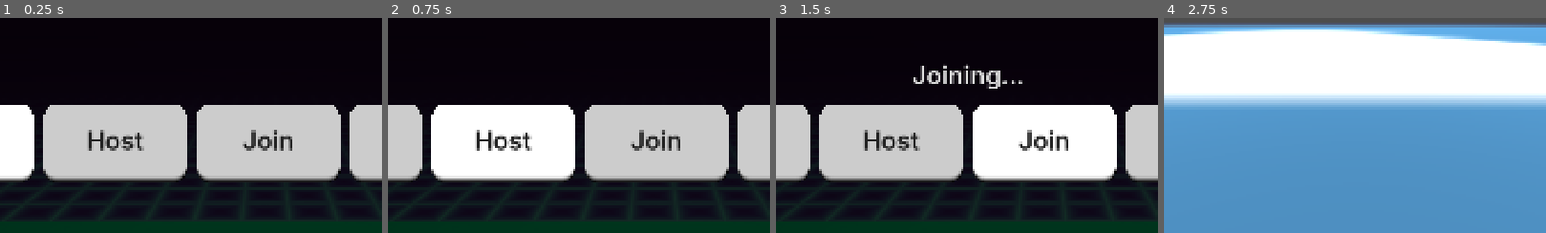
Above: before the commit, frames 1-4 (left to right).
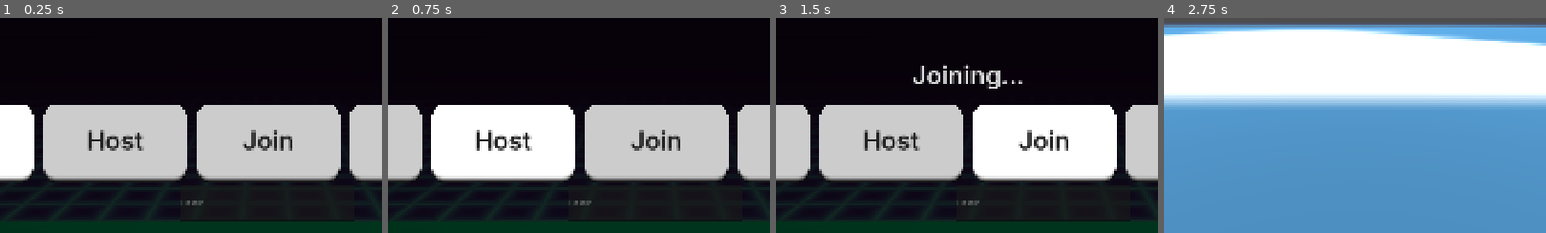
Above: after the commit, the same moments.

Repository: Sam23500/multiplayer
Game: Godot game, scene res://root.tscn
Same seed, same stepped clock (60 frames per second), same inputs: the game is played once before the commit and once after it. The engine's default icon, where the game draws it, is replaced by a stand-in: a white triangle on a blue panel in a dark square.
Inputs:
- Up to frame 1 (0.25 s): no input
- Up to frame 2 (0.75 s): click "Host" at 0.5 s
- Up to frame 3 (1.5 s): click "Join" at 1.25 s
- Up to frame 4 (2.75 s): click "Start" at 2 s
The pictures show only the part of the screen within x 25-75%, y 50-100%; the shares and areas given below are measured in that part.

The runs differ from the first frame. In frame 1, 0.1% of the frame differs, in the area x 47-54%, y 84-88%; in frame 2, 0.1%; in frame 3, 0.1%; in frame 4, nothing differs.

Commit message:
IP input

Diff:
--- a/root.gd
+++ b/root.gd
@@ -40,7 +40,7 @@
 	$MainMenuStuff.visible = false
 
 func join_game():
-	NetworkManager.join_game()
+	NetworkManager.join_game($MainMenuStuff/HostIP.text)
 	# Start a timer to check if joining
 	connection_timer.start()
 	$MainMenuStuff/PlayersJoined.text = "Joining..."
--- a/root.tscn
+++ b/root.tscn
@@ -8,18 +8,18 @@
 [sub_resource type="StyleBoxTexture" id="StyleBoxTexture_jix8l"]
 texture = ExtResource("3_28aoi")
 
-[node name="Root" type="Node"]
+[node name="Root" type="Node" unique_id=1635572947]
 script = ExtResource("1_pyidc")
 level_scene = ExtResource("2_28aoi")
 
-[node name="Levels" type="Node" parent="."]
+[node name="Levels" type="Node" parent="." unique_id=687358563]
 
-[node name="LevelSpawner" type="MultiplayerSpawner" parent="Levels"]
+[node name="LevelSpawner" type="MultiplayerSpawner" parent="Levels" unique_id=1288619795]
 _spawnable_scenes = PackedStringArray("uid://dckmy2r1vu3re")
 spawn_path = NodePath("..")
 spawn_limit = 1
 
-[node name="Background" type="Panel" parent="."]
+[node name="Background" type="Panel" parent="." unique_id=407625526]
 modulate = Color(0.241156, 0.241156, 0.241156, 1)
 anchors_preset = 15
 anchor_right = 1.0
@@ -28,13 +28,21 @@
 grow_vertical = 2
 theme_override_styles/panel = SubResource("StyleBoxTexture_jix8l")
 
-[node name="MainMenuStuff" type="Control" parent="."]
+[node name="MainMenuStuff" type="Control" parent="." unique_id=478575173]
 layout_mode = 3
 anchors_preset = 0
 offset_right = 40.0
 offset_bottom = 40.0
 
-[node name="ButtonContainer" type="HBoxContainer" parent="MainMenuStuff"]
+[node name="HostIP" type="LineEdit" parent="MainMenuStuff" unique_id=1651144391]
+layout_mode = 0
+offset_left = 930.0
+offset_top = 959.0
+offset_right = 1369.5
+offset_bottom = 1050.0
+placeholder_text = "Host IP"
+
+[node name="ButtonContainer" type="HBoxContainer" parent="MainMenuStuff" unique_id=511784848]
 layout_mode = 1
 anchors_preset = 7
 anchor_left = 0.5
@@ -51,29 +59,29 @@
 theme_override_constants/separation = 25
 metadata/_edit_group_ = true
 
-[node name="Start" type="Button" parent="MainMenuStuff/ButtonContainer"]
+[node name="Start" type="Button" parent="MainMenuStuff/ButtonContainer" unique_id=441546409]
 layout_mode = 2
 size_flags_horizontal = 3
 theme = ExtResource("2_vvh5c")
 text = "Start"
 
-[node name="Host" type="Button" parent="MainMenuStuff/ButtonContainer"]
+[node name="Host" type="Button" parent="MainMenuStuff/ButtonContainer" unique_id=1327089203]
 layout_mode = 2
 size_flags_horizontal = 3
 text = "Host"
 
-[node name="Join" type="Button" parent="MainMenuStuff/ButtonContainer"]
+[node name="Join" type="Button" parent="MainMenuStuff/ButtonContainer" unique_id=1500102820]
 layout_mode = 2
 size_flags_horizontal = 3
 text = "Join
 "
 
-[node name="Quit" type="Button" parent="MainMenuStuff/ButtonContainer"]
+[node name="Quit" type="Button" parent="MainMenuStuff/ButtonContainer" unique_id=1015423986]
 layout_mode = 2
 size_flags_horizontal = 3
 text = "Quit"
 
-[node name="PlayersJoined" type="Label" parent="MainMenuStuff"]
+[node name="PlayersJoined" type="Label" parent="MainMenuStuff" unique_id=315570576]
 layout_mode = 1
 anchors_preset = 7
 anchor_left = 0.5
@@ -90,7 +98,7 @@
 text = "Players in Lobby: 1"
 horizontal_alignment = 1
 
-[node name="Title" type="Label" parent="MainMenuStuff"]
+[node name="Title" type="Label" parent="MainMenuStuff" unique_id=1195947542]
 layout_mode = 1
 anchors_preset = 5
 anchor_left = 0.5
@@ -105,7 +113,7 @@
 text = "Game Name"
 horizontal_alignment = 1
 
-[node name="ConnectionTimer" type="Timer" parent="."]
+[node name="ConnectionTimer" type="Timer" parent="." unique_id=928722184]
 wait_time = 5.0
 one_shot = true
 
Not shown: 1 places in root.tscn that only renumber resources
